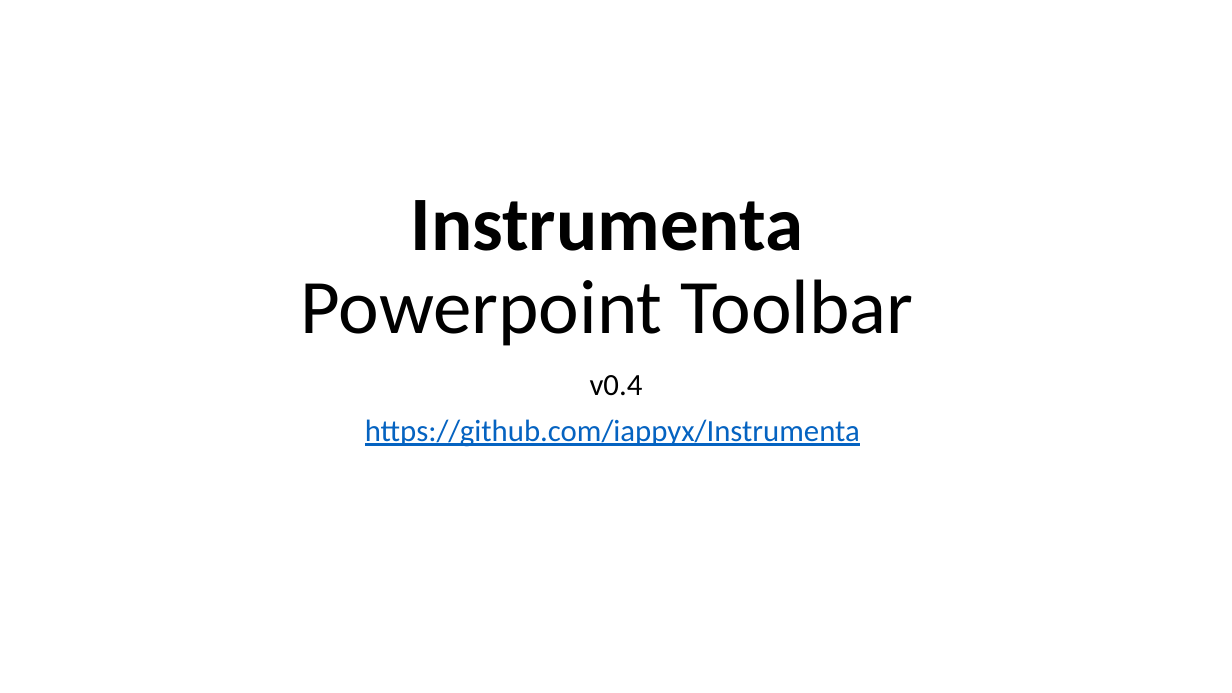
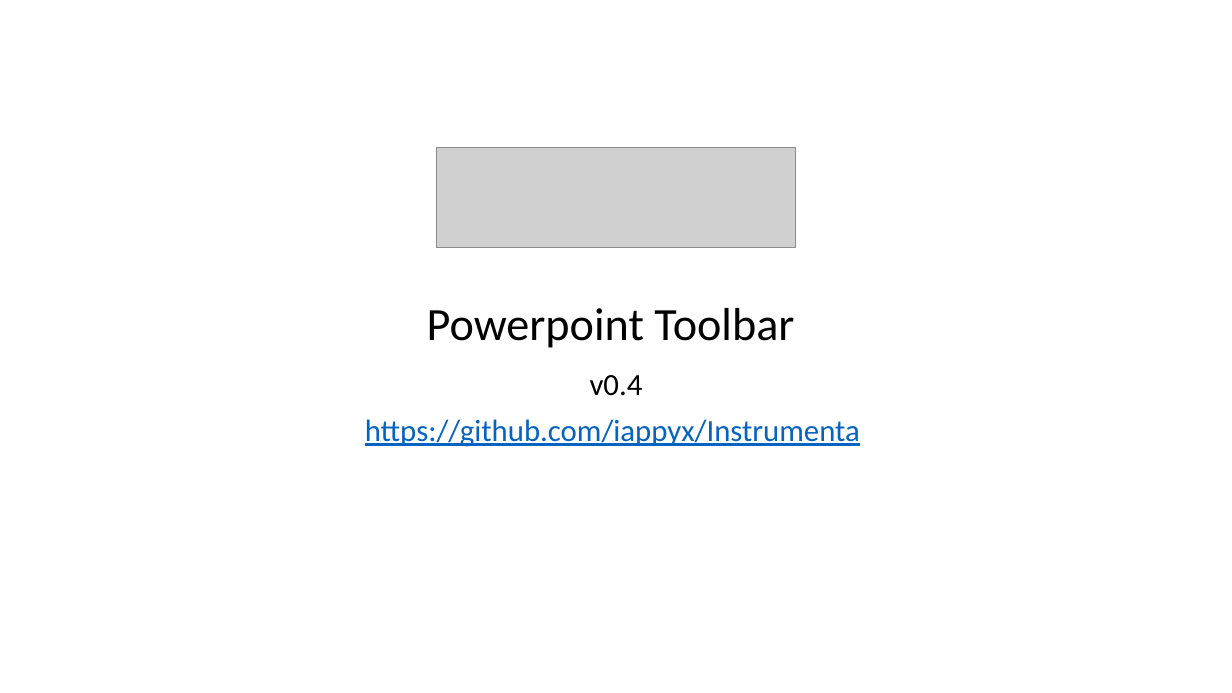
Before and after one commit to iappyx/Instrumenta, a slide deck: slide 1 of src/Instrumenta Powerpoint Toolbar.pptm. Drawn at 1232x693 pixels with LibreOffice and Linux fonts; fonts in the diff are those of the drawing; grey boxes stand for pictures. Boxes give left, top, right and bottom in pixels: in the first picture for what was removed or moved away, otherwise in the second. Text is boxed around its words. In the diff, an @@ line names an element or a change of style, - is before the commit and + after.

```diff
--- a/src/Instrumenta Powerpoint Toolbar.pptm
+++ b/src/Instrumenta Powerpoint Toolbar.pptm
@@ picture added at [436,147,796,248] @@
@@ title at [427,308,794,348]: text changed; size 60 to 36 pt @@
-Instrumenta
-Powerpoint Toolbar
+Powerpoint Toolbar
```
Also in this commit, not shown: 8 other files.
